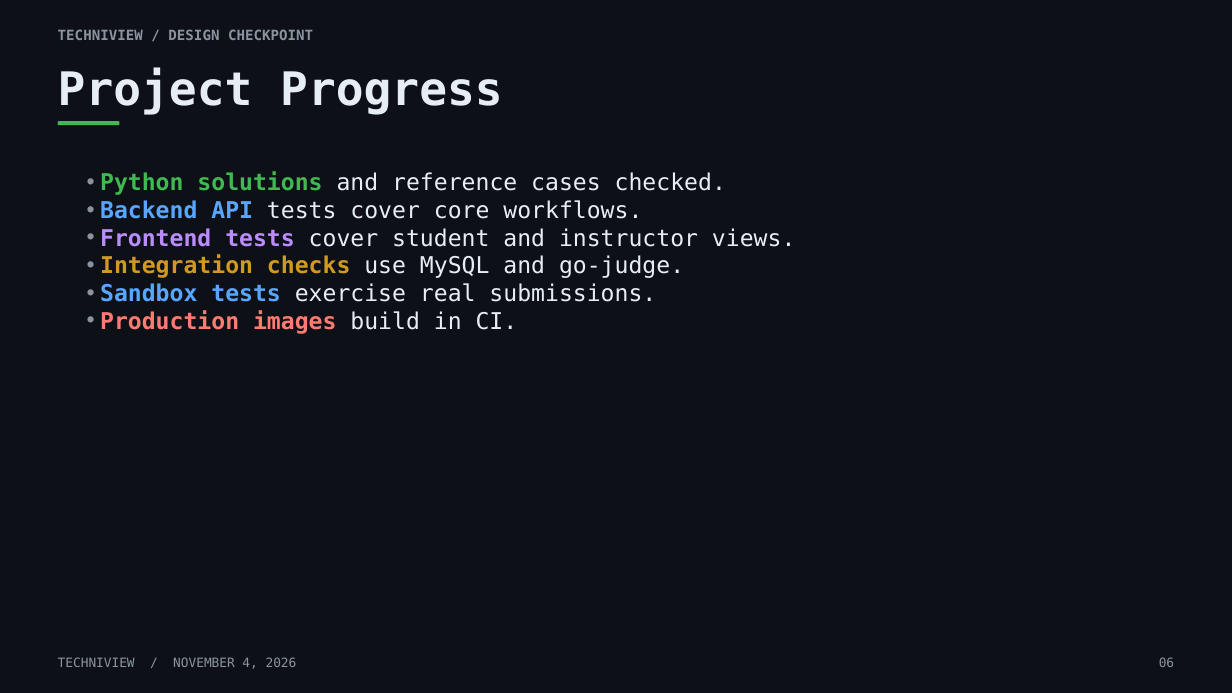
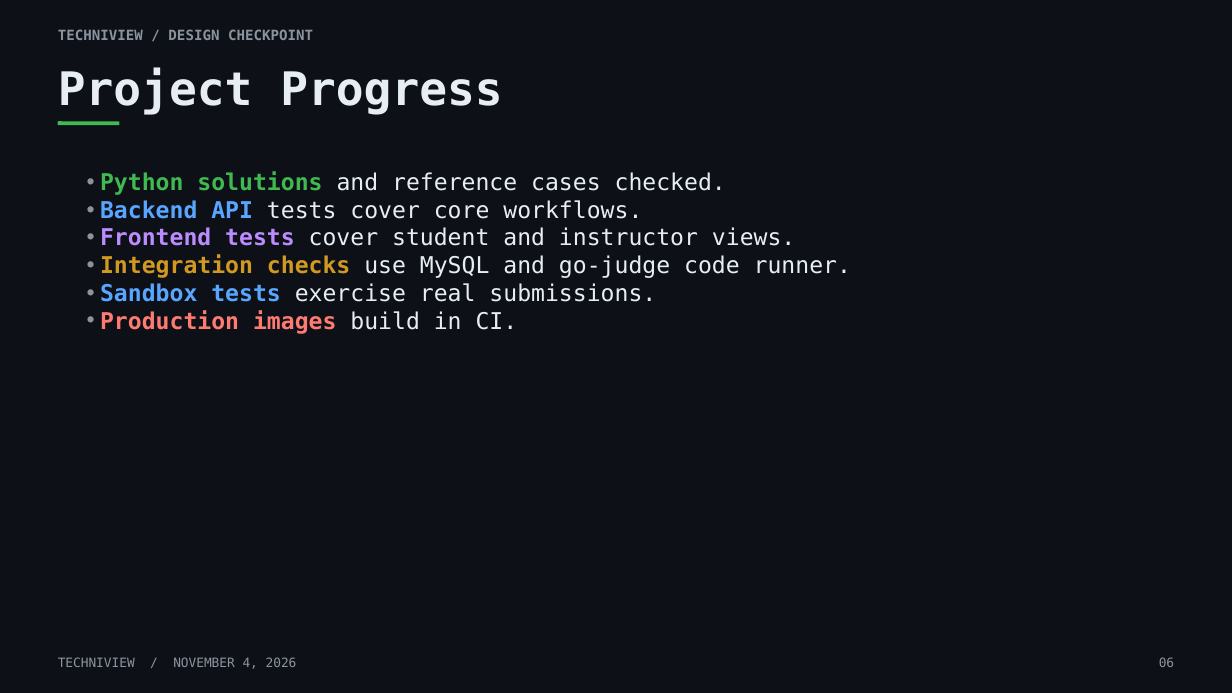
Before and after one commit to techniview/techniview, a slide deck: slide 6 of presentation/TechniView_Presentation.pptx. Drawn at 1232x693 pixels with LibreOffice and Linux fonts; fonts in the diff are those of the drawing. Boxes give left, top, right and bottom in pixels: in the first picture for what was removed or moved away, otherwise in the second. Text is boxed around its words. In the diff, an @@ line names an element or a change of style, - is before the commit and + after.

```diff
--- a/presentation/TechniView_Presentation.pptx
+++ b/presentation/TechniView_Presentation.pptx
@@ text at [100, 254, 851, 278]: text changed @@
-• Integration checks use MySQL and go-judge.
+• Integration checks use MySQL and go-judge code runner.
```
Also in this commit, not shown: 11 other slides changed, 47 other files.
